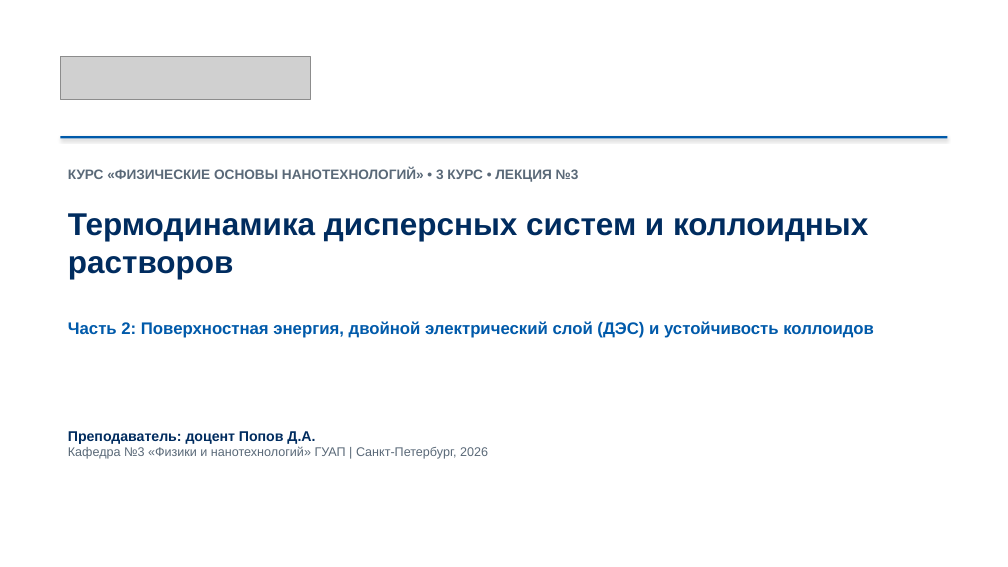
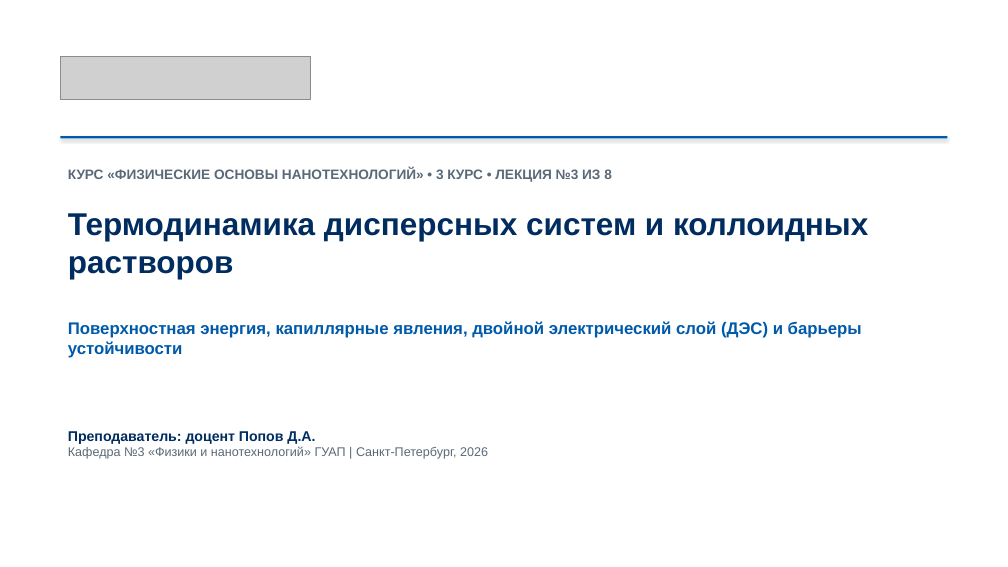
Before and after one commit to brattri3/nanophysics-course, a slide deck: slide 1 of course_materials/semester_4/lectures/lecture_03_colloids.pptx. Drawn at 1008x567 pixels with LibreOffice and Linux fonts; fonts in the diff are those of the drawing; grey boxes stand for pictures. Boxes give left, top, right and bottom in pixels: in the first picture for what was removed or moved away, otherwise in the second. Text is boxed around its words. In the diff, an @@ line names an element or a change of style, - is before the commit and + after.

```diff
--- a/course_materials/semester_4/lectures/lecture_03_colloids.pptx
+++ b/course_materials/semester_4/lectures/lecture_03_colloids.pptx
@@ text at (68,169,612,182): text changed @@
-КУРС «ФИЗИЧЕСКИЕ ОСНОВЫ НАНОТЕХНОЛОГИЙ» • 3 КУРС • ЛЕКЦИЯ №3
+КУРС «ФИЗИЧЕСКИЕ ОСНОВЫ НАНОТЕХНОЛОГИЙ» • 3 КУРС • ЛЕКЦИЯ №3 ИЗ 8
@@ text at (68,321,862,358): text changed @@
-Часть 2: Поверхностная энергия, двойной электрический слой (ДЭС) и устойчивость коллоидов
+Поверхностная энергия, капиллярные явления, двойной электрический слой (ДЭС) и барьеры устойчивости
```
Also in this commit, not shown: 6 other slides changed, 19 slides added, 10 slides removed, 33 other files.
